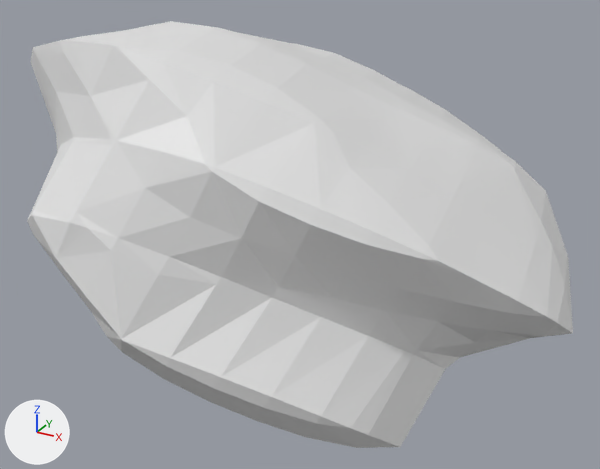
What one commit did to the OBJ model src/wormguides/model/obj_files/ABplpaappap_t287.obj.
Camera for both pictures: a camera (50 mm lens) standing at (278.4, -155.4, 339.0) and looking at (258.3, -118.8, 320.8). The lights are fixed; the arrows at lower left show +X, +Y and +Z. Where no turn or scale is listed for an object, it has been applied to the vertices.

Before the edit, the objects in view are built like this:
```python
me_abplpaappap_t287 = bpy.data.meshes.new('ABplpaappap_t287')
me_abplpaappap_t287.from_pydata(...)  # 376 vertices, 748 faces; spans x 245.9..273.3, y -131.5..-102.9, z 312.9..332.2
ob_abplpaappap_t287 = bpy.data.objects.new('ABplpaappap_t287', me_abplpaappap_t287)
ob_abplpaappap_t287.location = (0.0, 0.0, 0.0)
```
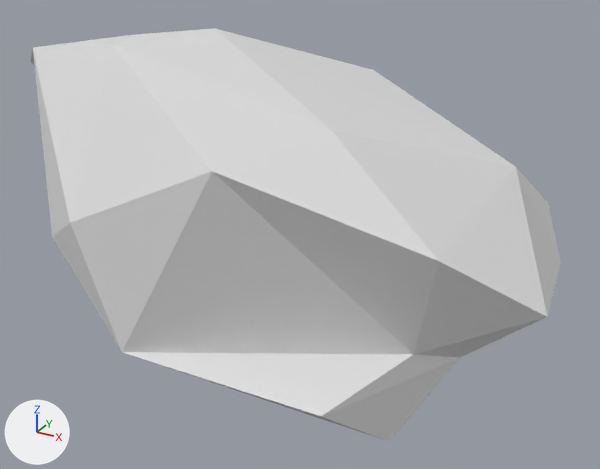
What the commit changed:
me_abplpaappap_t287 is used by ob_abplpaappap_t287; location (0.0, 0.0, 0.0).
me_abplpaappap_t287 had 376 vertices, 748 faces and spanned x 245.9..273.3, y -131.5..-102.9, z 312.9..332.2.
me_abplpaappap_t287 now has 30 vertices, 56 faces and spans x 246.2..272.4, y -130.7..-103.2, z 313.2..332.1.
me_abplpaappap_t287 part 1: 346 vertices removed from x 245.9..273.3, y -131.5..-102.9, z 312.9..332.2.

Location of each change, [x1, y1, x2, y2] in pixels of the pictures (600 x 469 px):
'ABplpaappap_t287', reshaped: before [27, 21, 573, 448]; after [31, 28, 561, 441]
part 1 of me_abplpaappap_t287, deleted: before [27, 21, 573, 448]
